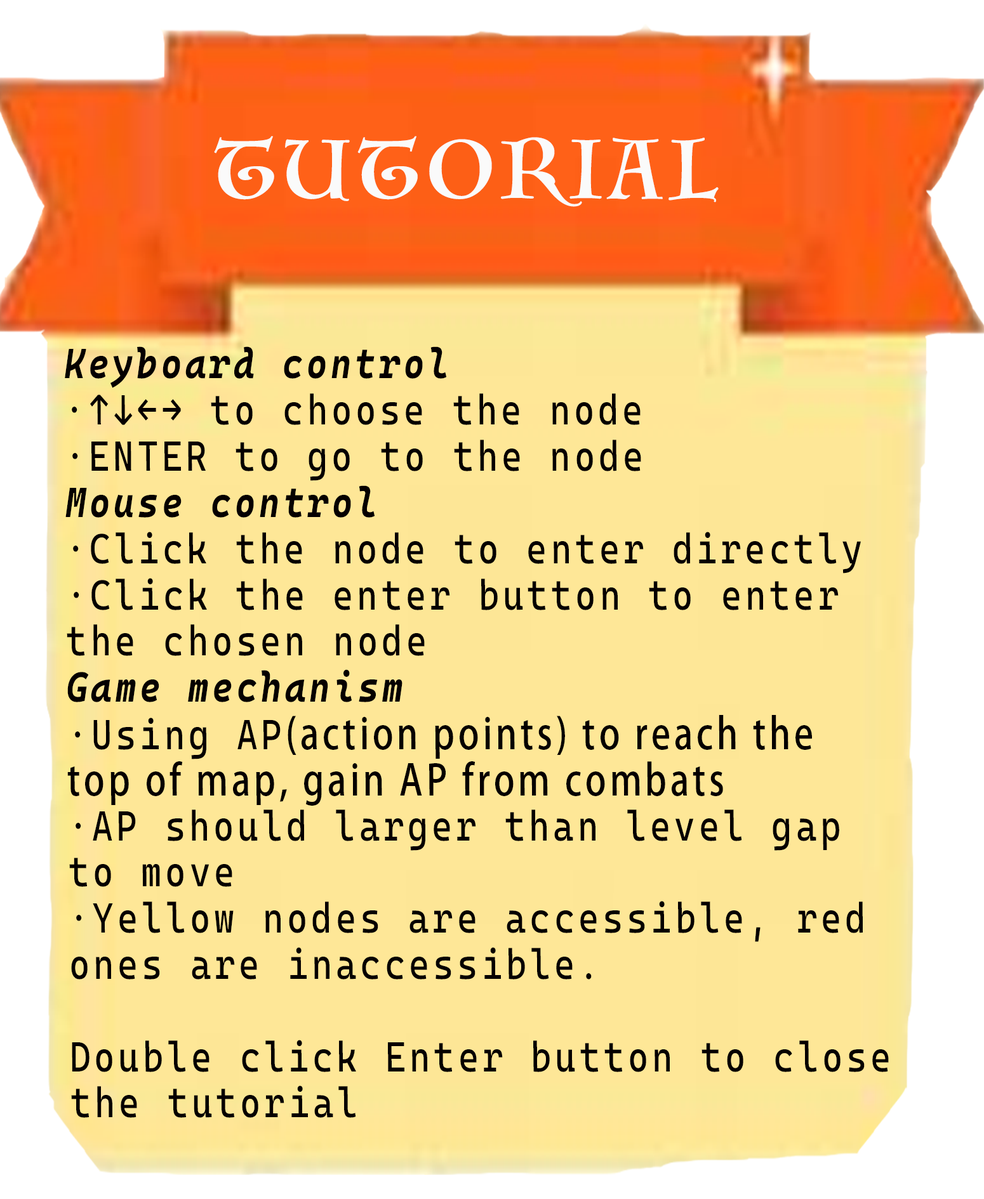
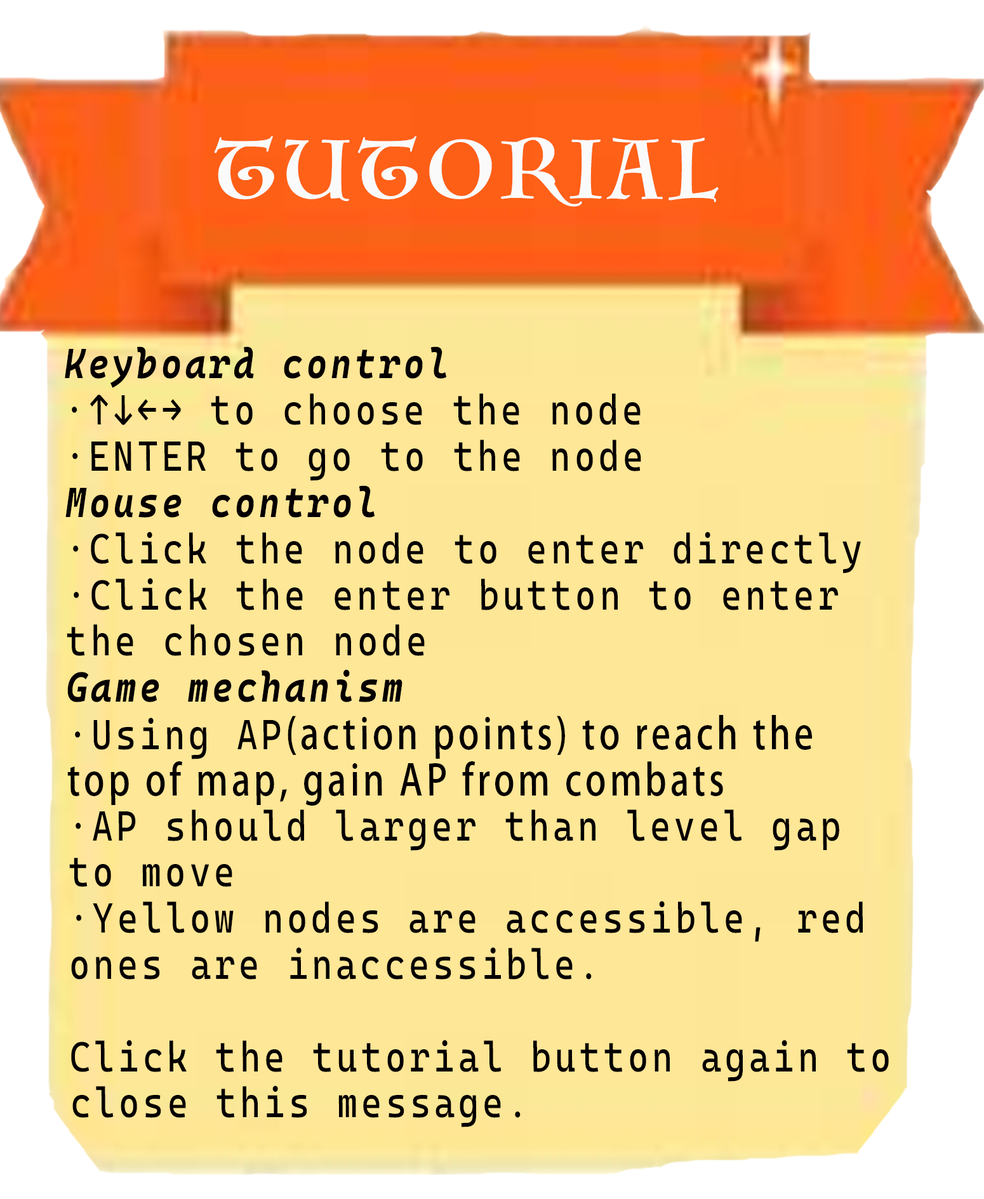
Layers edited between the first and the second 984 x 1199 image:
painted on "Keyboard control ·↑↓←→ to choose the node ·ENTER to go to the n" over [71, 1039, 889, 1128]
